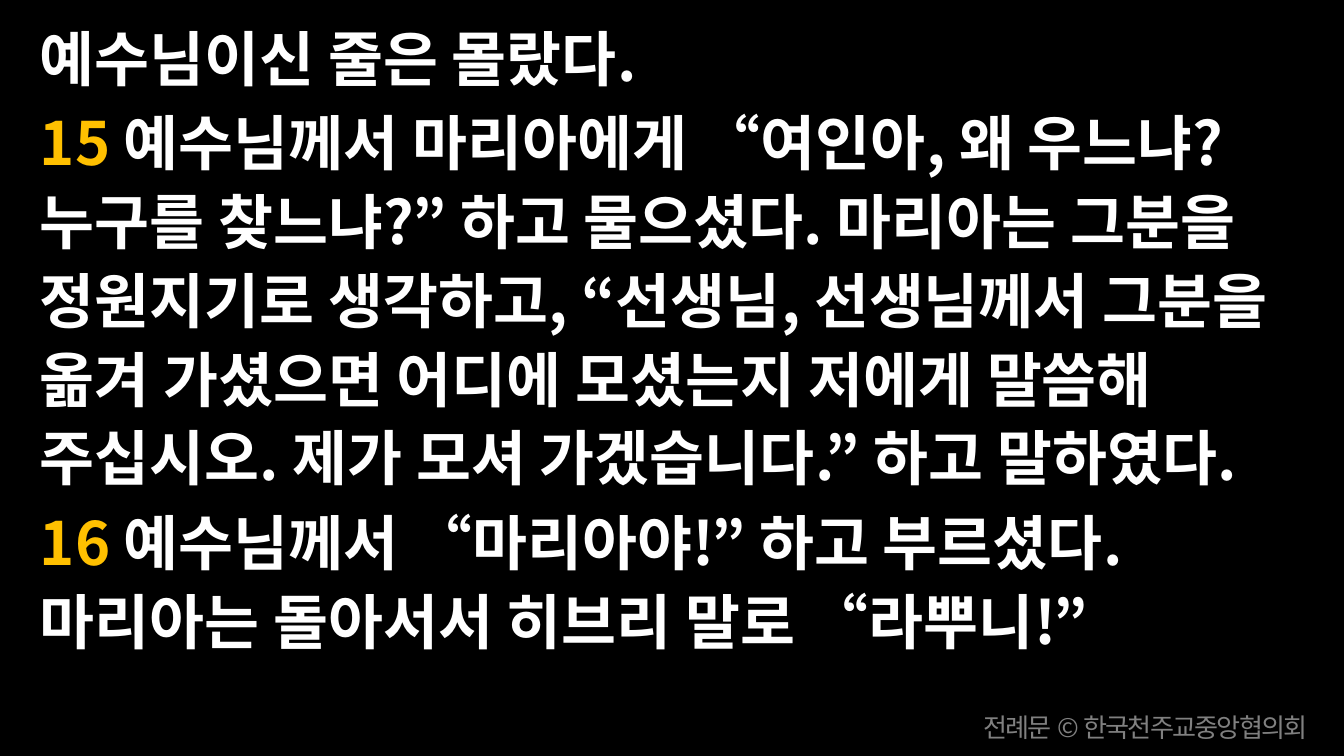
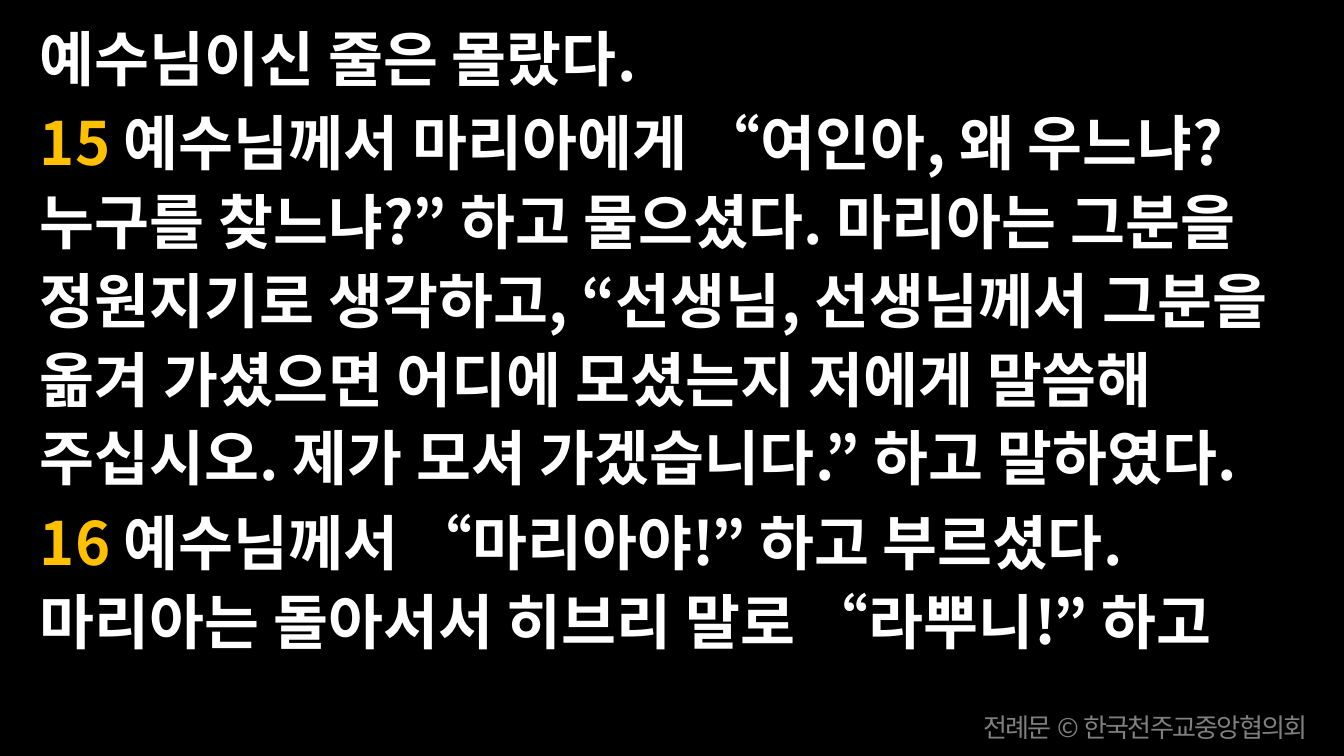
Before and after one commit to scottpark/missa_ppt, a slide deck: slide 32 of 20260722/20260722_성녀 마리아 막달레나 축일.pptx. Drawn at 1344x756 pixels with LibreOffice and Linux fonts; fonts in the diff are those of the drawing. Boxes give left, top, right and bottom in pixels: in the first picture for what was removed or moved away, otherwise in the second. Text is boxed around its words. In the diff, an @@ line names an element or a change of style, - is before the commit and + after.

```diff
--- a/20260722/20260722_성녀 마리아 막달레나 축일.pptx
+++ b/20260722/20260722_성녀 마리아 막달레나 축일.pptx
@@ text at (40,514,1211,650): text changed @@
-16 예수님께서 “마리아야!” 하고 부르셨다. 마리아는 돌아서서 히브리 말로 “라뿌니!”
+16 예수님께서 “마리아야!” 하고 부르셨다. 마리아는 돌아서서 히브리 말로 “라뿌니!” 하고
```
Also in this commit, not shown: 6 other slides changed, 9 other files.
